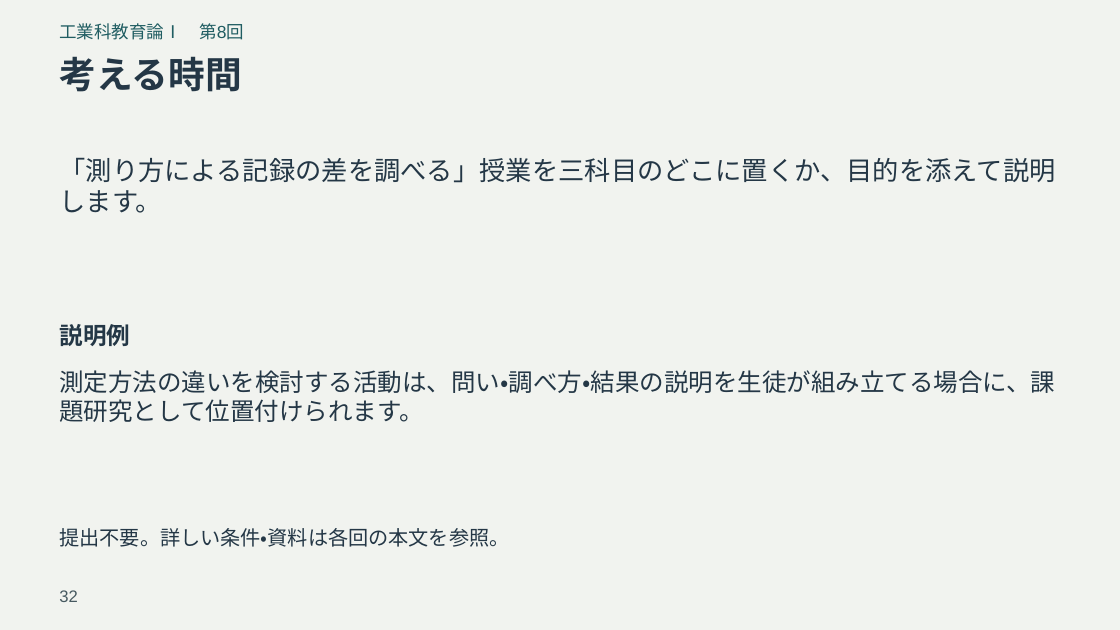
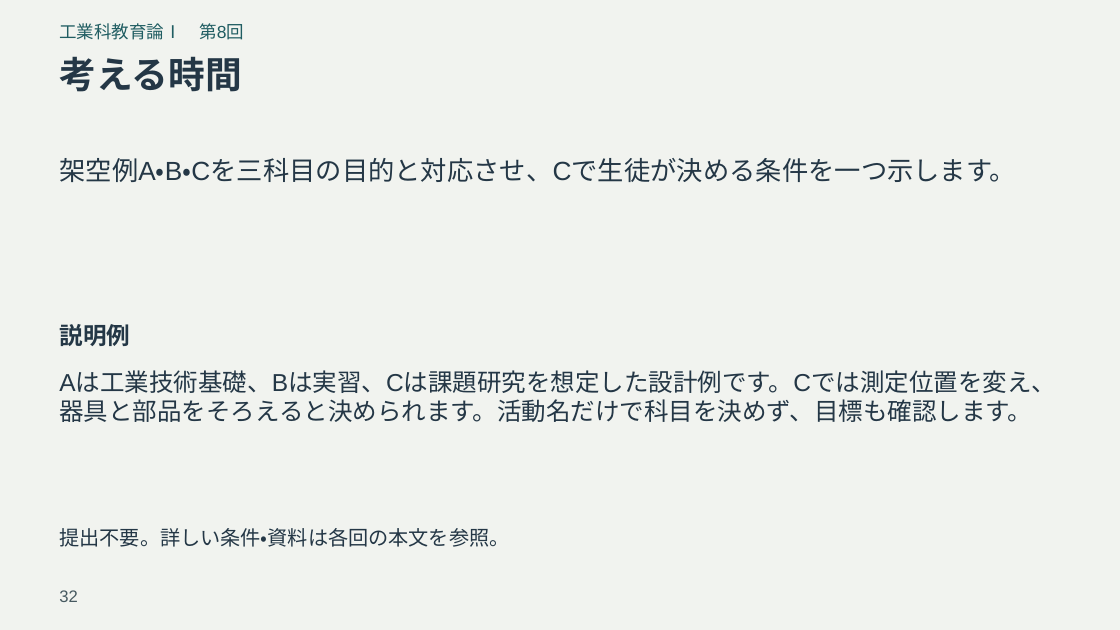
Before and after one commit to zooc-14calbp/industrial-education-i, a slide deck: slide 32 of reorganized/20261105/expanded/slides.pptx. Drawn at 1120x630 pixels with LibreOffice and Linux fonts; fonts in the diff are those of the drawing. Boxes give left, top, right and bottom in pixels: in the first picture for what was removed or moved away, otherwise in the second. Text is boxed around its words. In the diff, an @@ line names an element or a change of style, - is before the commit and + after.

```diff
--- a/reorganized/20261105/expanded/slides.pptx
+++ b/reorganized/20261105/expanded/slides.pptx
@@ text at (x1=59, y1=158, x2=1016, y2=182): text changed @@
-「測り方による記録の差を調べる」授業を三科目のどこに置くか、目的を添えて説明します。
+架空例A・B・Cを三科目の目的と対応させ、Cで生徒が決める条件を一つ示します。
@@ text at (x1=59, y1=371, x2=1056, y2=422): text changed @@
-測定方法の違いを検討する活動は、問い・調べ方・結果の説明を生徒が組み立てる場合に、課題研究として位置付けられます。
+Aは工業技術基礎、Bは実習、Cは課題研究を想定した設計例です。Cでは測定位置を変え、器具と部品をそろえると決められます。活動名だけで科目を決めず、目標も確認します。
```
Also in this commit, not shown: 7 other slides changed, 12 other files.
